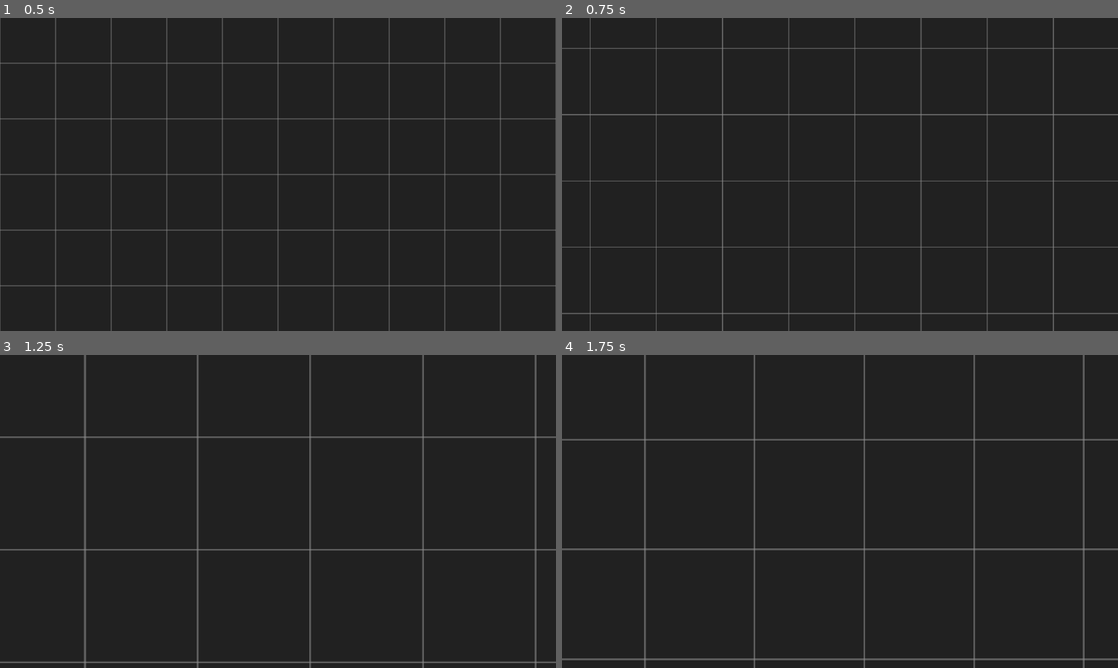
Above: before the commit, frames 1-4 (two rows, left to right).
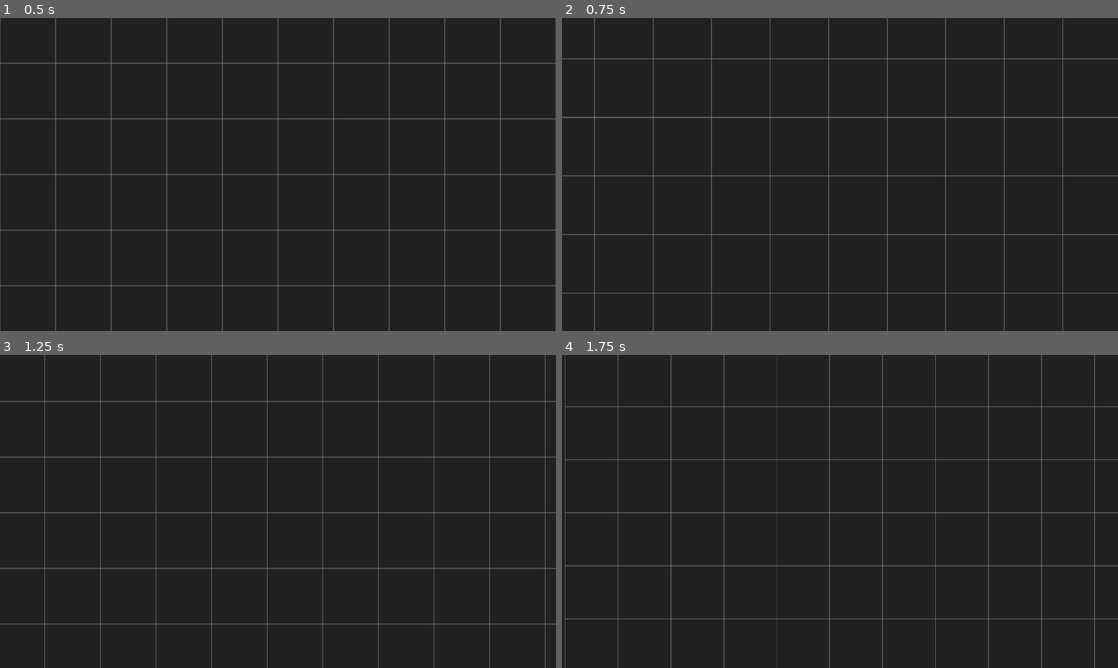
Above: after the commit, the same moments.

Repository: IndecisionGames/Fallen-Realm
Game: Godot game, scene res://Game.tscn
Two runs of this game, one before a commit and one after it. Both use one fixed random seed, a clock stepped at 60 frames per second and the inputs below.
Inputs (mouse positions are in pixels of both pictures, inside the frame that each line leads up to):
- Up to frame 1 (0.5 s): no input
- Up to frame 2 (0.75 s): tap Enter at 0.5 s; move the mouse to (962, 158) at 0.52 s; hold Mouse wheel up (camera_zoom_in, bound only before the commi… from 0.53 s (still down); click (962, 158) at 0.67 s
- Up to frame 3 (1.25 s): keep holding Mouse wheel up (camera_zoom_in, bound only before the commi…; tap Mouse wheel down (camera_zoom_out, bound only before the co… at 0.8 s
- Up to frame 4 (1.75 s): move the mouse to (728, 527) at 1.27 s; release Mouse wheel up (camera_zoom_in, bound only before the commi… at 1.28 s; tap Mouse wheel down (camera_zoom_out, bound only before the co… at 1.35 s; click (728, 527) at 1.42 s; tap Middle mouse button (camera_move, bound only after the comm… at 1.55 s

Frame 1 is identical in both runs. In frame 2, 6.1% of the frame differs, in the area x 0-100%, y 0-100%; in frame 3, 6.5%; in frame 4, 6.4%.

Commit message:
Add Camera Zoom with Mouse Wheel + Camera Panning with Middle Mouse

Diff:
--- a/Camera2D.gd
+++ b/Camera2D.gd
@@ -1,7 +1,7 @@
 extends Camera2D
 
 var move_speed = 500;
-var zoom_speed = 0.8;
+var zoom_speed = 0.05;
 var current_zoom = 1;
 var min_zoom = 0.3;
 var max_zoom = 1.8;
@@ -11,11 +11,11 @@
 var moving_down = false;
 
 func _process(delta):
-	var current_zoom = get_zoom().x
+	current_zoom = get_zoom().x
 	var camera_location = get_offset()
 	var move_vec = Vector2()
 
-	# Camera Movement with keys - currently bound to arrow keys
+	# Camera Movement
 	if Input.is_action_pressed("camera_up") or moving_up:
 		move_vec.y -= 1
 	if Input.is_action_pressed("camera_down") or moving_down:
@@ -24,29 +24,34 @@
 		move_vec.x -= 1
 	if Input.is_action_pressed("camera_right") or moving_right:
 		move_vec.x += 1
-	move(camera_location + (move_vec * move_speed * current_zoom * delta))
+	move(camera_location + (move_vec * move_speed * current_zoom * delta * 2))
 
-	# Camera Zoom - currently bound to "[" and "]""
-	if Input.is_action_pressed("camera_zoom_in"):
-		zoom_in(delta)
-	if Input.is_action_pressed("camera_zoom_out"):
-		zoom_out(delta)
+func _input(event):
+	if event is InputEventMouseButton and event.pressed:
+		if event.button_index == BUTTON_WHEEL_UP :
+			zoom_in()
+		if event.button_index == BUTTON_WHEEL_DOWN:
+			zoom_out()
+	if event is InputEventMouseMotion and Input.is_action_pressed("camera_move"):
+		var move_vec = event.relative
+		move(get_offset() - (move_vec * current_zoom))
 
 func move(target):
 	set_offset(target)
 
-func zoom_out(delta):
-	current_zoom += (zoom_speed * delta)
+func zoom_out():
+	current_zoom += (zoom_speed)
 	if current_zoom > max_zoom:
 		current_zoom = max_zoom
 	zoom_camera(current_zoom);
 
-func zoom_in(delta):
-	current_zoom -= (zoom_speed * delta)
+func zoom_in():
+	current_zoom -= (zoom_speed)
 	if current_zoom < min_zoom:
 		current_zoom = min_zoom
-	var move_vec = (get_global_mouse_position() - get_offset()).normalized()
-	move(get_offset() + (move_vec * move_speed * delta))
+	else:
+		var move_vec = (get_global_mouse_position() - get_offset()).normalized()
+		move(get_offset() + (move_vec * move_speed * zoom_speed))
 	zoom_camera(current_zoom);
 
 func zoom_camera(current_zoom):
--- a/project.godot
+++ b/project.godot
@@ -48,16 +48,9 @@
 "events": [ Object(InputEventKey,"resource_local_to_scene":false,"resource_name":"","device":0,"alt":false,"shift":false,"control":false,"meta":false,"command":false,"pressed":false,"scancode":16777233,"unicode":0,"echo":false,"script":null)
  ]
 }
-camera_zoom_in={
+camera_move={
 "deadzone": 0.5,
-"events": [ Object(InputEventMouseButton,"resource_local_to_scene":false,"resource_name":"","device":-1,"alt":false,"shift":false,"control":false,"meta":false,"command":false,"button_mask":0,"position":Vector2( 0, 0 ),"global_position":Vector2( 0, 0 ),"factor":1.0,"button_index":4,"pressed":false,"doubleclick":false,"script":null)
-, Object(InputEventKey,"resource_local_to_scene":false,"resource_name":"","device":0,"alt":false,"shift":false,"control":false,"meta":false,"command":false,"pressed":false,"scancode":123,"unicode":0,"echo":false,"script":null)
- ]
-}
-camera_zoom_out={
-"deadzone": 0.5,
-"events": [ Object(InputEventMouseButton,"resource_local_to_scene":false,"resource_name":"","device":-1,"alt":false,"shift":false,"control":false,"meta":false,"command":false,"button_mask":0,"position":Vector2( 0, 0 ),"global_position":Vector2( 0, 0 ),"factor":1.0,"button_index":5,"pressed":false,"doubleclick":false,"script":null)
-, Object(InputEventKey,"resource_local_to_scene":false,"resource_name":"","device":0,"alt":false,"shift":false,"control":false,"meta":false,"command":false,"pressed":false,"scancode":125,"unicode":0,"echo":false,"script":null)
+"events": [ Object(InputEventMouseButton,"resource_local_to_scene":false,"resource_name":"","device":0,"alt":false,"shift":false,"control":false,"meta":false,"command":false,"button_mask":0,"position":Vector2( 0, 0 ),"global_position":Vector2( 0, 0 ),"factor":1.0,"button_index":3,"pressed":false,"doubleclick":false,"script":null)
  ]
 }
 
